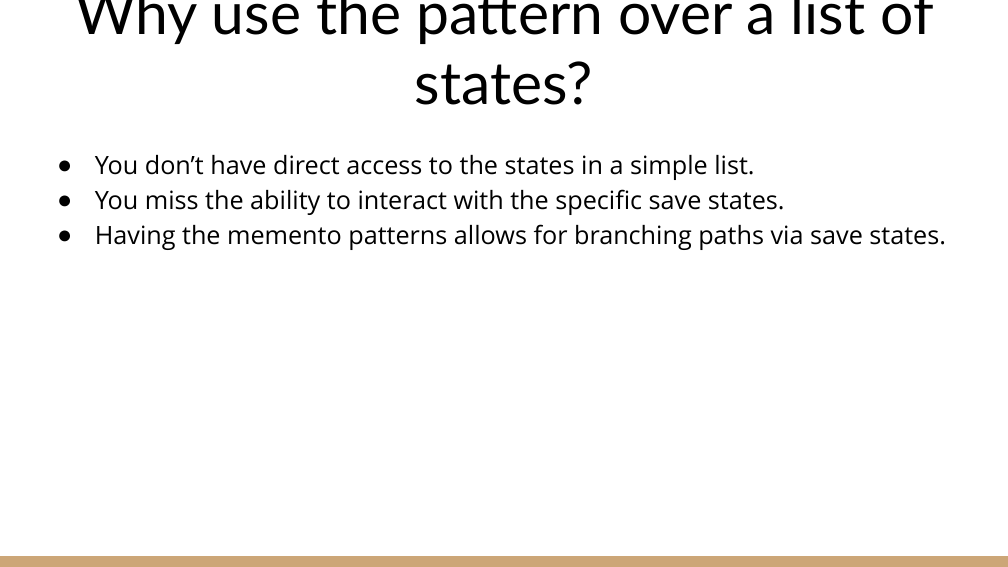
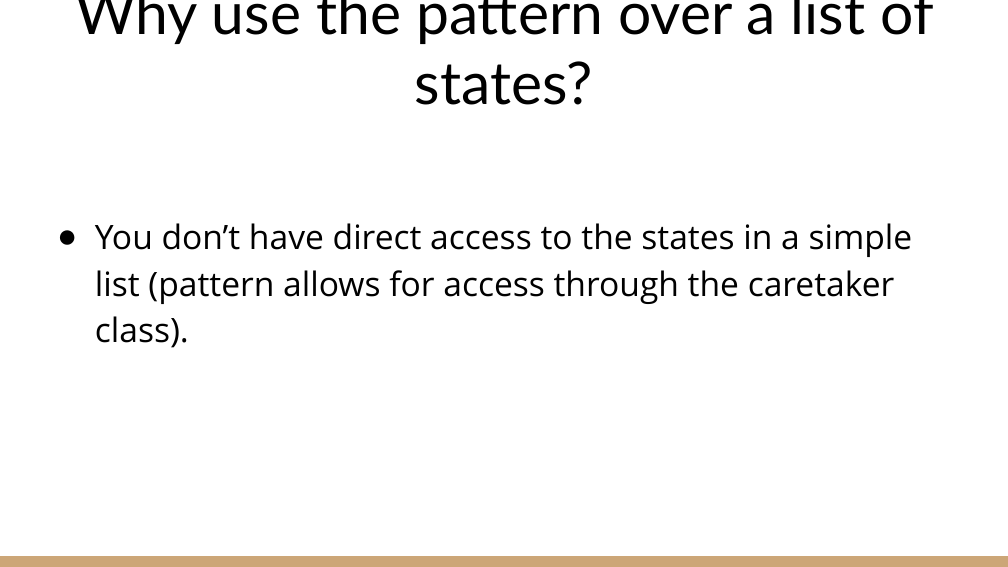
Before and after one commit to mcglastont/mementoPattern-presentation-mcglaston-dsouza, a slide deck: slide 6 of SE 2811-031 Section 031.pptx (slide 5 before the commit). Drawn at 1008x567 pixels with LibreOffice and Linux fonts; fonts in the diff are those of the drawing. Boxes give left, top, right and bottom in pixels: in the first picture for what was removed or moved away, otherwise in the second. Text is boxed around its words. In the diff, an @@ line names an element or a change of style, - is before the commit and + after.

```diff
--- a/SE 2811-031 Section 031.pptx
+++ b/SE 2811-031 Section 031.pptx
@@ text at <box>95,223,913,348</box>: text changed; size 18 to 24 pt @@
-● You don’t have direct access to the states in a simple list.
-● You miss the ability to interact with the specific save states.
-● Having the memento patterns allows for branching paths via save states.
+● You don’t have direct access to the states in a simple list (pattern allows for access through the caretaker class).
```
Also in this commit, not shown: 5 other slides changed, 2 slides added.
